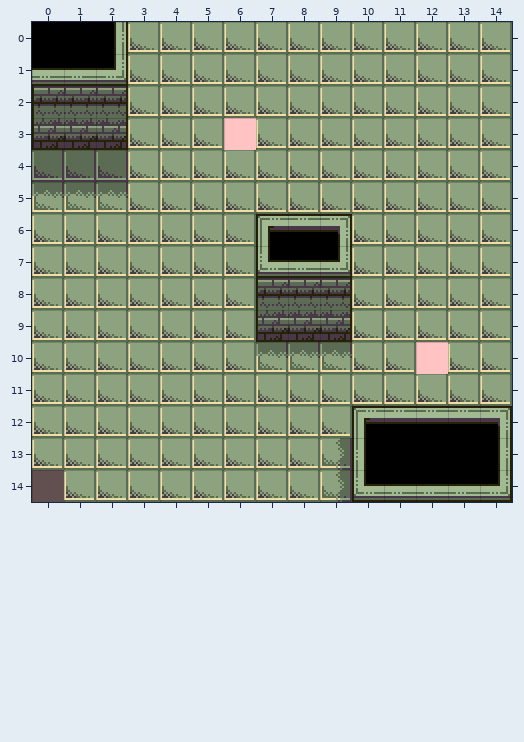
Tiled map -- level_data/test_level/test.tmx. The picture above is the old version.
Cells are 16x16 px. Shown: x 0..14, y 0..14.
The same view after the edit:
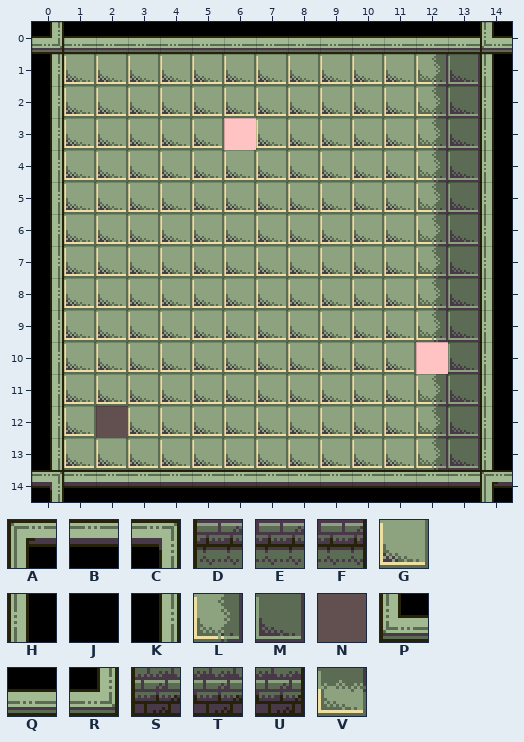
Key: from "test_tileset": A 0, B 1, C 2, D 3, E 4, F 5, G 9, H 10, J 11, K 12, L 16, M 17, N 19, P 20, Q 21, R 22, S 23, T 24, U 25, V 27.
_ is an empty cell, # one hidden under a higher layer.
Tiles replaced or removed in this view: A, B, C, D, E, F, G, H, J, K, L, M, N, P, Q, R, S, T, U, V.
Edits made:
Changed rows in their new state; . is an unchanged cell.
Layer "floor":
first column x 0:
 0 ...############
 1 .GG.........LM#
 2 .GG.........LM#
 3 .GG.........LM#
 4 .GG.........LM#
 5 #GG.........LM#
 6 #...........LM#
 7 #...........LM#
 8 #...........LM#
 9 #...........LM#
10 #......GGG...M#
11 #...........LM#
12 #.........GGL..
13 #.........GGL..
14 .########......
Layer "walls":
first column x 0:
 0 RQQQQQQQQQQQQQP
 1 K__...........H
 2 K__...........H
 3 K__...........H
 4 K.............H
 5 K.............H
 6 K......___....H
 7 K......___....H
 8 K......___....H
 9 K......___....H
10 K.............H
11 K.............H
12 K.........____H
13 K........_____H
14 CBBBBBBBBBBBBBA
Layer "entities":
first column x 0:
12 ..N
14 _..
Changed places in both pictures, as pixel boxes (x1, y1, x2, y2):
changed: (32, 22, 512, 502)
